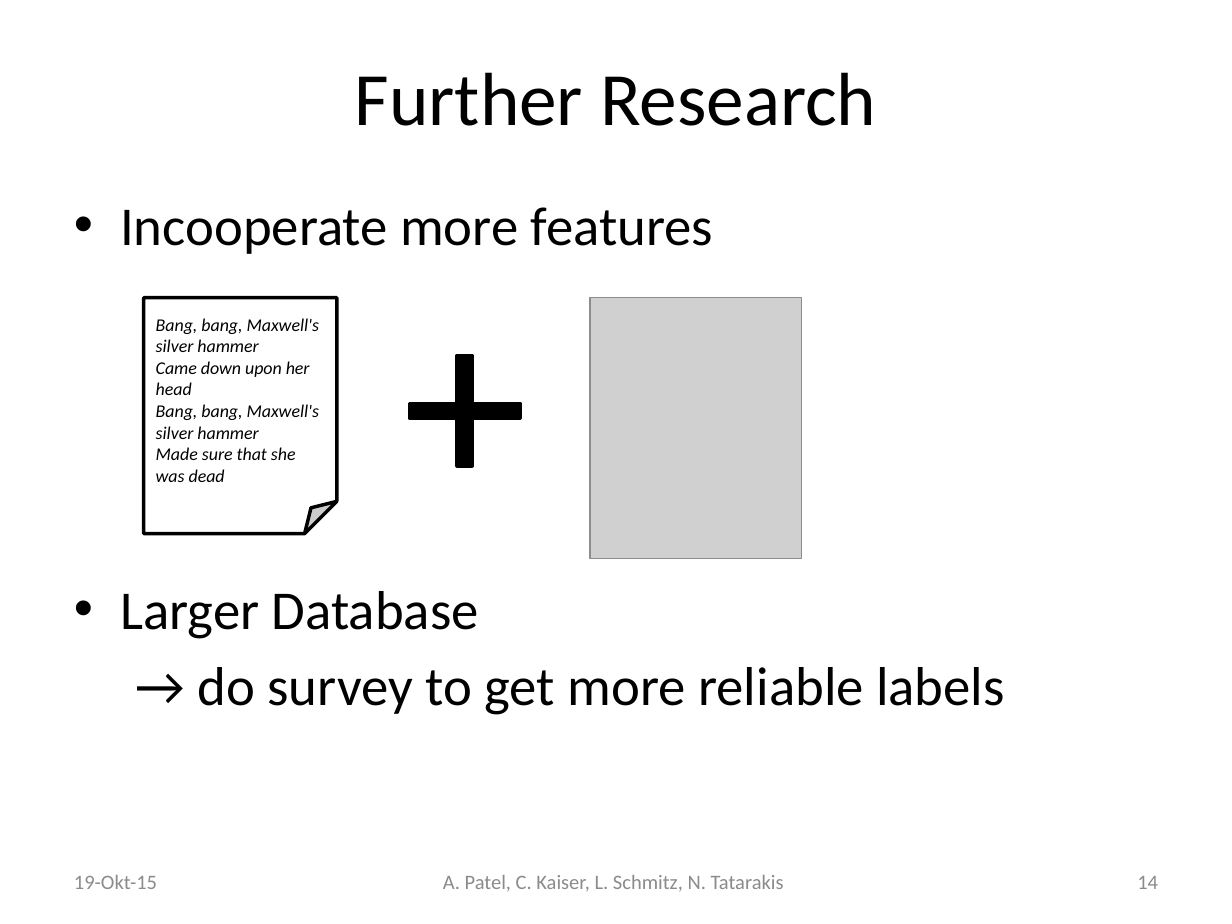
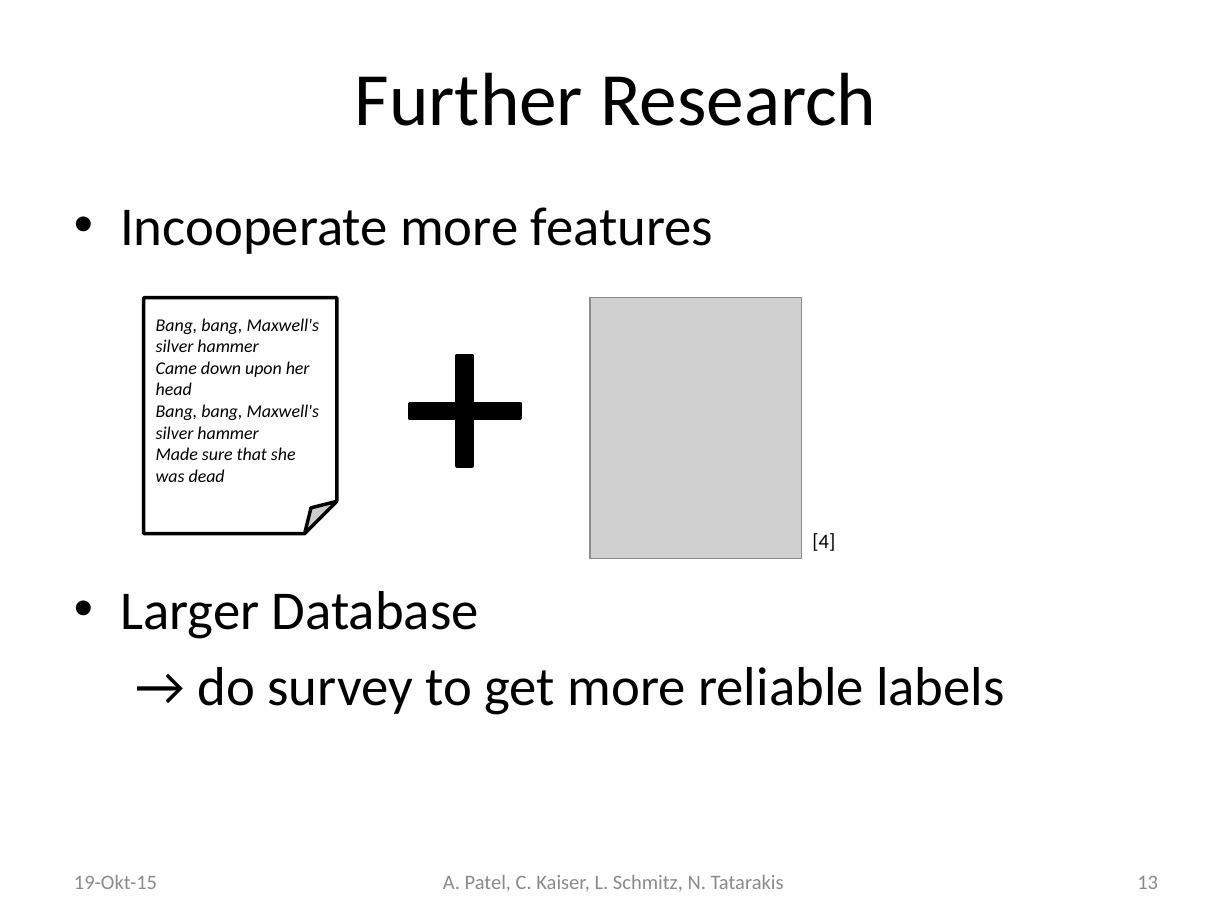
Before and after one commit to schmitzl/AI_project, a slide deck: slide 13 of Presentation/AI_project_presentation.pptx (slide 14 before the commit). Drawn at 1232x924 pixels with LibreOffice and Linux fonts; fonts in the diff are those of the drawing; grey boxes stand for pictures. Boxes give left, top, right and bottom in pixels: in the first picture for what was removed or moved away, otherwise in the second. Text is boxed around its words. In the diff, an @@ line names an element or a change of style, - is before the commit and + after.

```diff
--- a/Presentation/AI_project_presentation.pptx
+++ b/Presentation/AI_project_presentation.pptx
@@ text added at (812, 533, 835, 551), 12 pt, text #000000 @@
+[4]
@@ page number at (1137, 876, 1158, 889): text changed @@
-14
+13
```
Also in this commit, not shown: 1 other slide changed, 1 slide removed.
